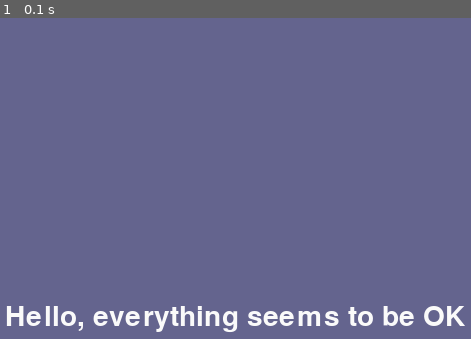
Above: before the commit, frame 1.
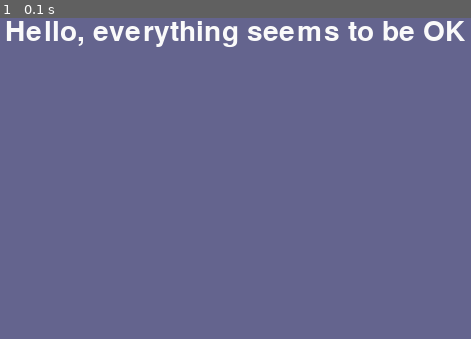
Above: after the commit, the same moment.

Repository: HkiPythonWorkshops/Workshops
Game: pygame game, started from ws2/test_pygame_setup.py
Two runs of this game, one before a commit and one after it. Both use one fixed random seed, a clock stepped at 60 frames per second and the inputs below.
Inputs:
- Up to frame 1 (0.1 s): no input

The runs differ from the first frame. In frame 1, 5.3% of the frame differs, in the area x 1-99%, y 0-98%.

Commit message:
material, test pygame setup

Diff:
--- a/ws2/test_pygame_setup.py
+++ b/ws2/test_pygame_setup.py
@@ -1,30 +1,44 @@
 import pygame
+from pygame.locals import *
 import sys
 
-pygame.init()
-screen = pygame.display.set_mode((800, 600))
-pygame.display.set_caption('pyGame test Window')
+def quit_pygame():
+    print("Exiting pyGame..")
+    pygame.quit()
+    sys.exit()
 
-background = pygame.Surface(screen.get_size())
-background = background.convert()
-background.fill((100, 100, 142))
 
-font = pygame.font.Font(None, 42)
-text = font.render("Hello, everything seems to be OK", 1, (250, 250, 250))
-textpos = text.get_rect()
-textpos.centerx = background.get_rect().centerx
-textpos.centery = background.get_rect().centery
+def main():
+    # Initialise screen
+    pygame.init()
+    screen = pygame.display.set_mode((800, 600))
+    pygame.display.set_caption('pyGame test Window')
 
-background.blit(text, textpos)
+    # Fill background
+    background = pygame.Surface(screen.get_size())
+    background = background.convert()
+    background.fill((100, 100, 142))
 
-screen.blit(background, (0, 0))
-pygame.display.flip()
+    # Display some text
+    font = pygame.font.Font(None, 42)
+    text = font.render("Hello, everything seems to be OK", 1, (250, 250, 250))
+    textpos = text.get_rect()
+    textpos.centerx = background.get_rect().centerx
+    background.blit(text, textpos)
 
-while True:
-    for event in pygame.event.get():
-        if event.type == pygame.QUIT:
-            print("Exiting pyGame..")
-            pygame.quit()
-            sys.exit()
+    # Blit everything to the screen
     screen.blit(background, (0, 0))
     pygame.display.flip()
+
+    # Event loop
+    while 1:
+        for event in pygame.event.get():
+            if event.type == pygame.QUIT:
+                quit_pygame()
+            elif event.type == pygame.KEYDOWN:
+                if event.key == pygame.K_q:
+                    quit_pygame()
+        screen.blit(background, (0, 0))
+        pygame.display.flip()
+
+if __name__ == '__main__': main()
Not shown, added: ws2/material.md
